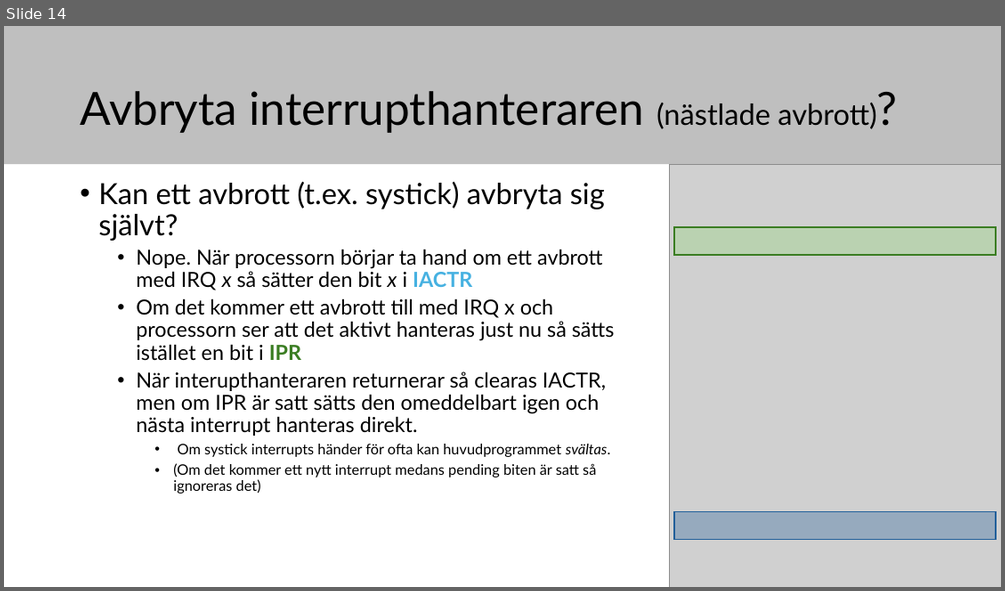
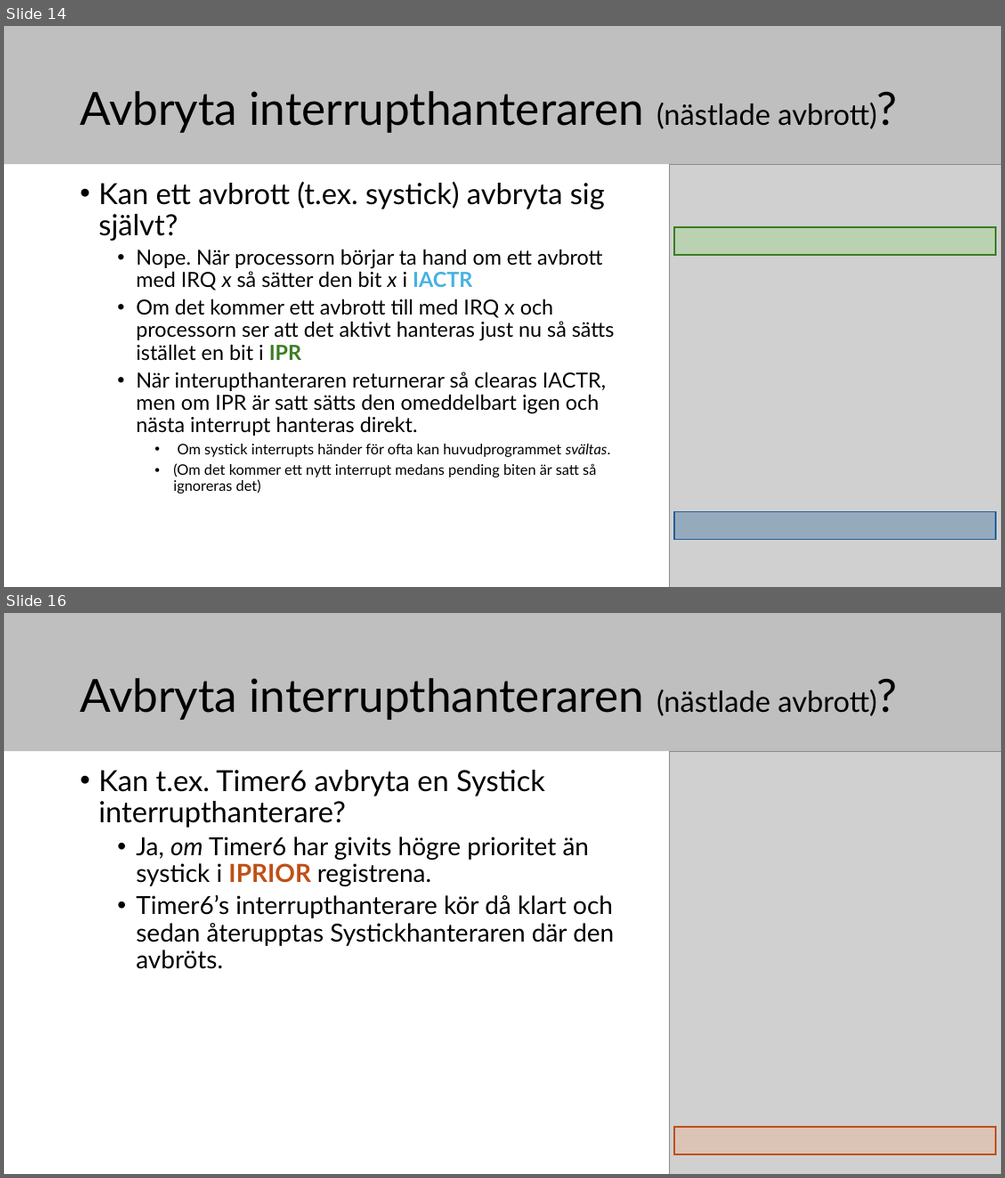
Before and after one commit to elias-at-chalmers/mop-lecture_notes-mirror, a slide deck: slides/lecture09_external_interrupts.pptx. Shown one above the other, each under a label of ours: slide 14 before the commit, slides 14 and 16 after it; the slides between them are not shown. The pictures are 1005x591 and 1005x1178 pixels, drawn with LibreOffice and Linux fonts; fonts in the diff are those of the drawing; grey boxes stand for pictures. Boxes give left, top, right and bottom in pixels: in the first picture for what was removed or moved away, otherwise in the second. Text is boxed around its words. In the diff, an @@ line names an element or a change of style, - is before the commit and + after.

```diff
--- a/slides/lecture09_external_interrupts.pptx
+++ b/slides/lecture09_external_interrupts.pptx
@@ slide 16 added at (x1=4, y1=613, x2=1001, y2=1174), background #FFFFFF; not listed: 1 template element that a slide beside it also shows @@
@@ title added at (x1=80, y1=678, x2=876, y2=720), 44 pt, text #000000 @@
+Avbryta interrupthanteraren (nästlade avbrott)?
@@ text added at (x1=98, y1=770, x2=614, y2=969), 24 pt, text #000000 @@
+• Kan t.ex. Timer6 avbryta en Systick interrupthanterare?
+  • Ja, om Timer6 har givits högre prioritet än systick i IPRIOR registrena.
+  • Timer6’s interrupthanterare kör då klart och sedan återupptas Systickhanteraren där den avbröts.
@@ picture added at (x1=670, y1=751, x2=1001, y2=1174) @@
@@ rectangle added at (x1=675, y1=1127, x2=995, y2=1154), fill #F2AA84 at 33% opacity, outline #C04F15 1.5 pt @@
```
Also in this commit, not shown: 1 other slide added, 1 slide removed, 1 other file.
